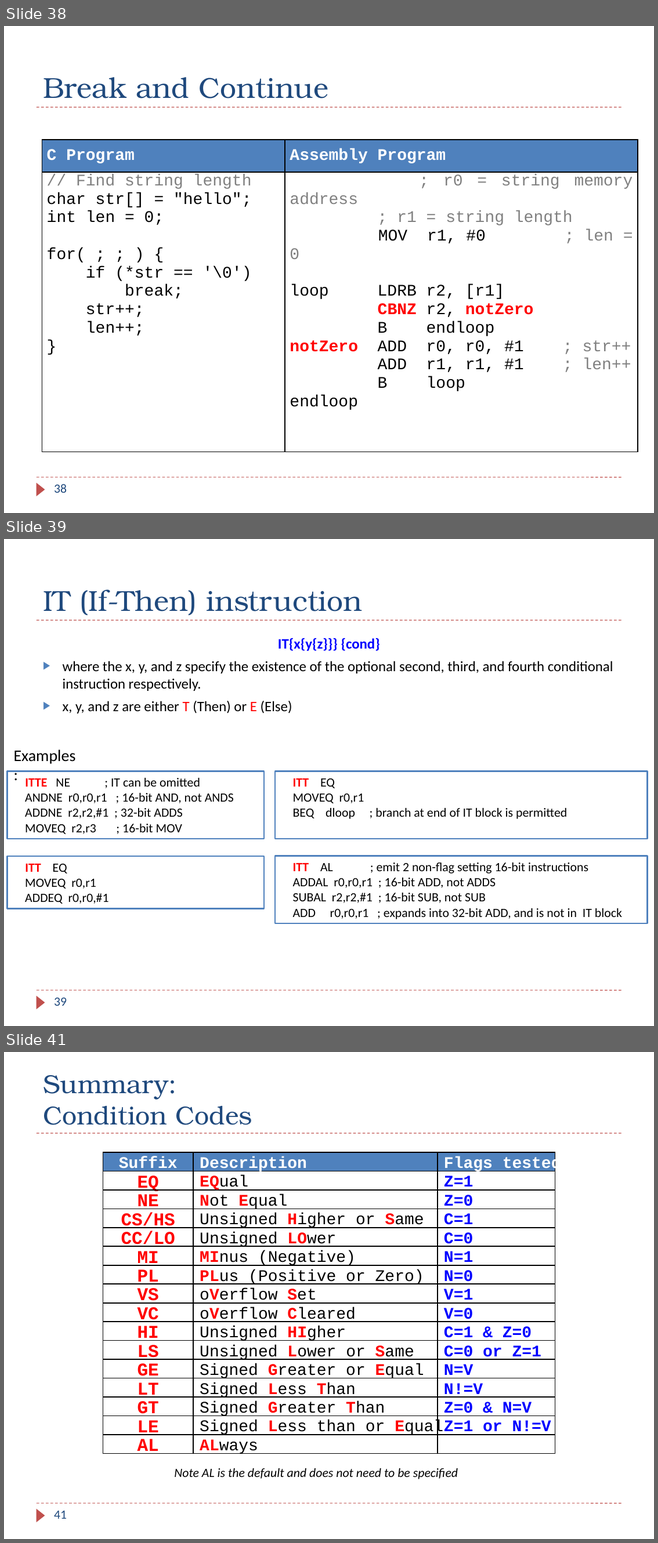
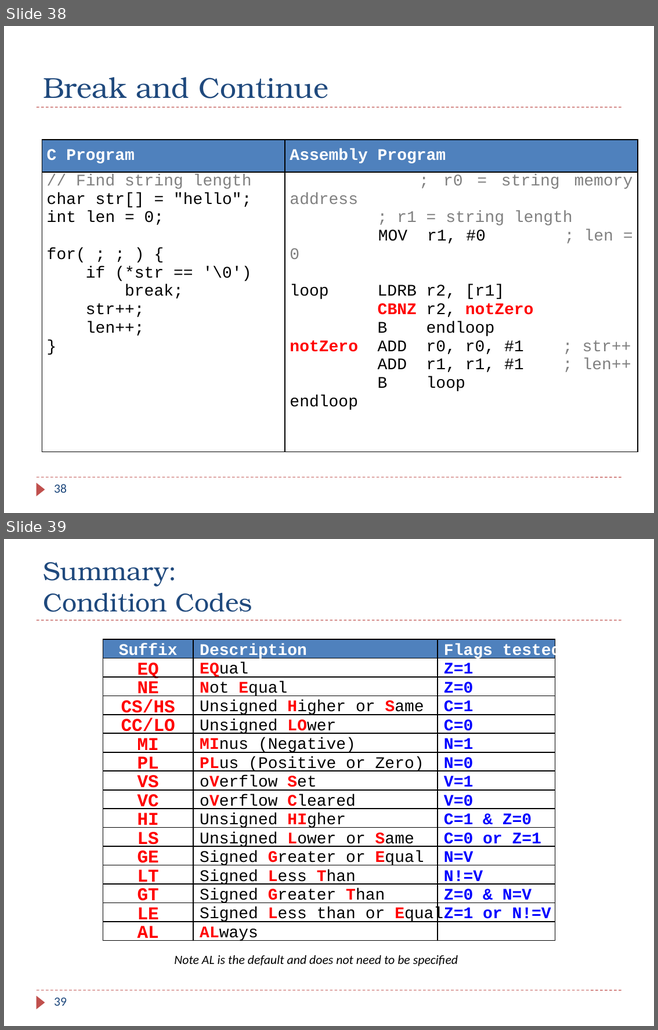
Before and after one commit to guhofstra/CSC111Fa25, a slide deck: PPTs/bak/Textbook Lecture_Slides_V3/Chapter_06_ARM_Flow_Control.pptx. Shown one above the other, each under a label of ours: slides 38, 39 and 41 before the commit, slides 38 and 39 after it; the slides between them are not shown. The pictures are 658x1543 and 658x1030 pixels, drawn with LibreOffice and Linux fonts; fonts in the diff are those of the drawing. Boxes give left, top, right and bottom in pixels: in the first picture for what was removed or moved away, otherwise in the second. Text is boxed around its words. In the diff, an @@ line names an element or a change of style, - is before the commit and + after.

```diff
--- a/PPTs/bak/Textbook Lecture_Slides_V3/Chapter_06_ARM_Flow_Control.pptx
+++ b/PPTs/bak/Textbook Lecture_Slides_V3/Chapter_06_ARM_Flow_Control.pptx
@@ slide 39 removed at [4,539,654,1026], background #FFFFFF; not listed: 3 template elements that a slide beside it also shows @@
@@ title removed at [43,589,362,616] @@
-IT (If-Then) instruction
@@ text removed at [63,638,613,714] @@
-IT{x{y{z}}} {cond}
-▶ where the x, y, and z specify the existence of the optional second, third, and fourth conditional instruction respectively.
-▶ x, y, and z are either T (Then) or E (Else)
@@ text removed at [14,750,76,764] @@
-Examples:
@@ rectangle removed at [7,771,264,838] @@
-ITTE NE ; IT can be omitted
-ANDNE r0,r0,r1 ; 16-bit AND, not ANDS
-ADDNE r2,r2,#1 ; 32-bit ADDS
-MOVEQ r2,r3 ; 16-bit MOV
@@ rectangle removed at [275,771,647,838] @@
-ITT EQ
-MOVEQ r0,r1
-BEQ dloop ; branch at end of IT block is permitted
@@ rectangle removed at [7,857,264,909] @@
-ITT EQ
-MOVEQ r0,r1
-ADDEQ r0,r0,#1
@@ rectangle removed at [275,856,647,924] @@
-ITT AL ; emit 2 non-flag setting 16-bit instructions
-ADDAL r0,r0,r1 ; 16-bit ADD, not ADDS
-SUBAL r2,r2,#1 ; 16-bit SUB, not SUB
-ADD r0,r0,r1 ; expands into 32-bit ADD, and is not in IT block
@@ page number removed at [54,998,67,1006] @@
-39
@@ what was slide 41 is now slide 39 @@
@@ page number at [54,998,67,1006]: text changed @@
-41
+39
```
Also in this commit, not shown: 20 slides changed, 1 slide added, 2 other slides removed, 44 other files.
